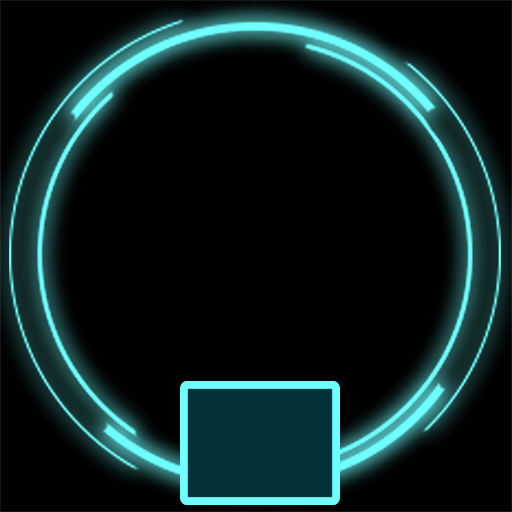
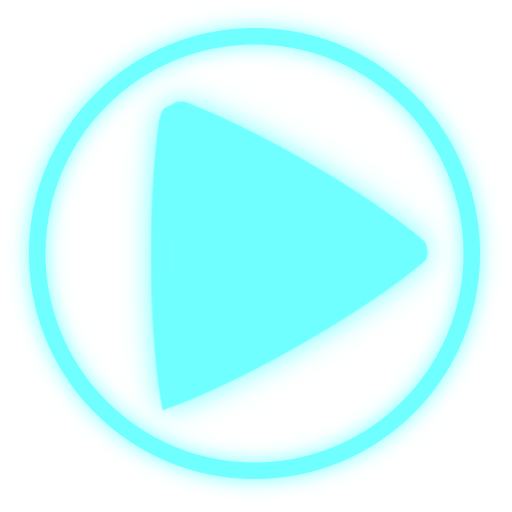
Layer changes from the first 512 x 512 image to the second:
removed layer "Rounded Rectangle 1" over [180,381,340,505]
showed group "Play" (2 layers) over [114,67,462,442]
added group "Ring - Small" with 2 layers above "Layer 12" over [4,3,505,504]
added layer "Ellipse 1 copy" in group "Ring - Small" over [29,28,480,479]
added layer "Ellipse 1" in group "Ring - Small" over [4,3,505,504]
hid group "Rings" (4 layers) over [0,0,512,512]
hid "Layer 4", painted on it over [0,0,512,512]
